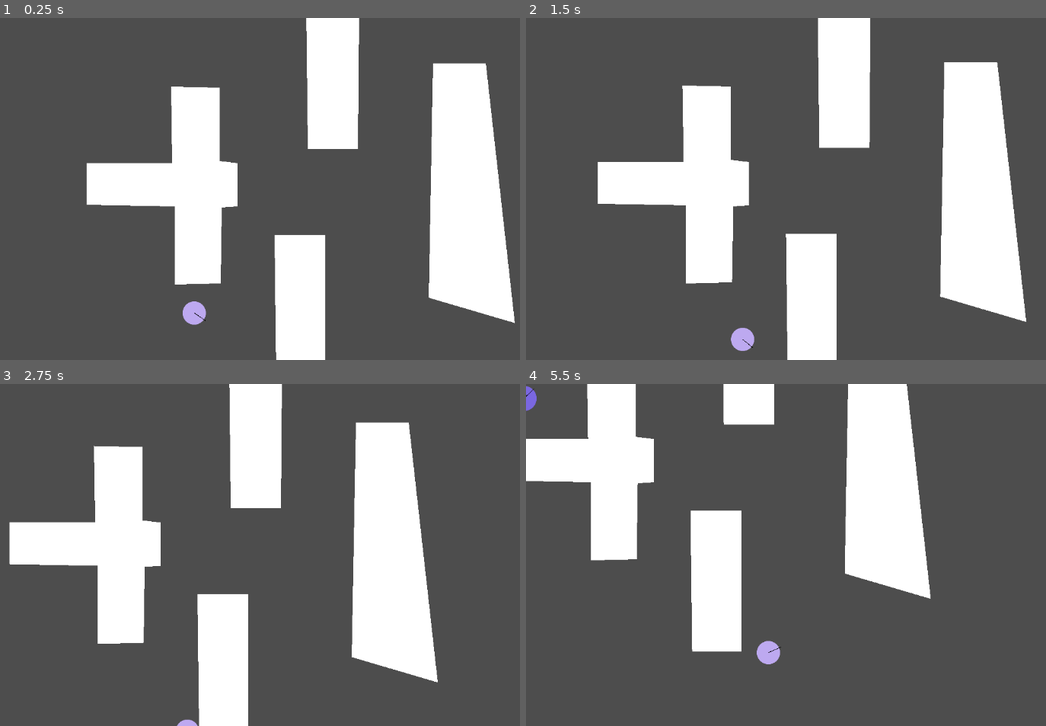
Above: before the commit, frames 1-4 (two rows, left to right).
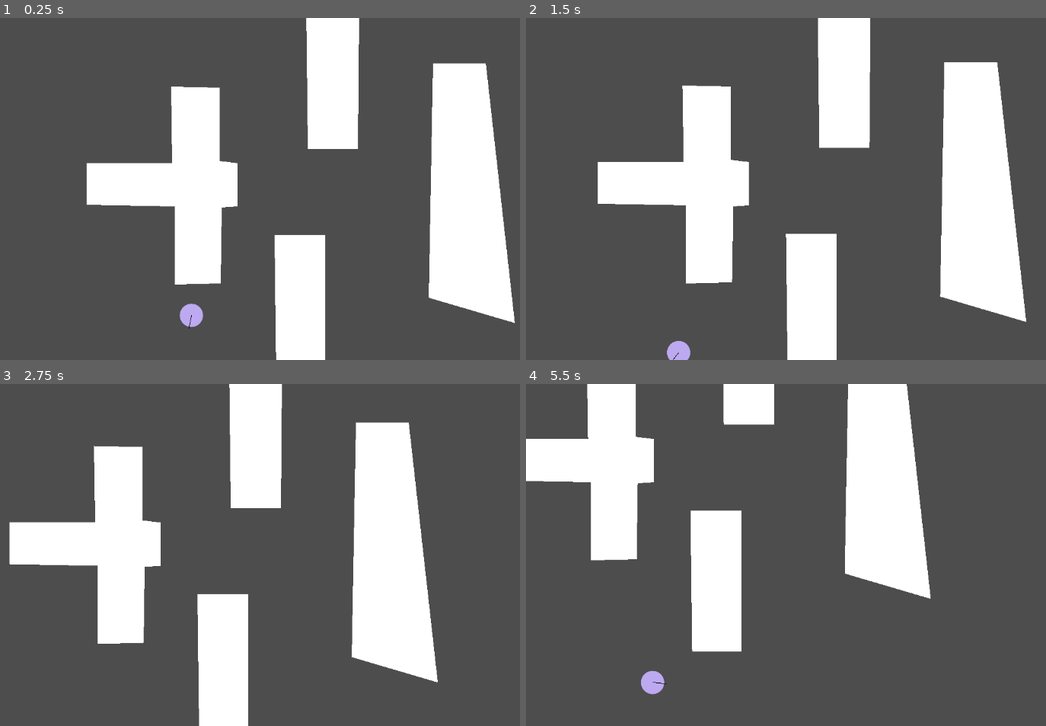
Above: after the commit, the same moments.

Repository: uknowmee/social-force
Game: Godot game, scene res://scenes/demos/path_finding/demo_spawner.tscn
The game is run twice, just before and just after one commit, with the same random seed, the same clock (stepped at 60 frames per second) and the same inputs. This scene is started directly instead of the project's main scene.
Inputs (mouse positions are in pixels of both pictures, inside the frame that each line leads up to):
- Up to frame 1 (0.25 s): no input
- Up to frame 2 (1.5 s): move the mouse to (962, 171) at 0.52 s; click (962, 171) at 0.67 s; drag from (708, 206) to (567, 192) at 1.27 s
- Up to frame 3 (2.75 s): move the mouse to (364, 479) at 2.02 s; click (364, 479) at 2.17 s
- Up to frame 4 (5.5 s): drag from (801, 623) to (645, 503) at 2.77 s; move the mouse to (1014, 606) at 3.52 s; click (1014, 606) at 3.67 s; drag from (645, 503) to (739, 469) at 4.27 s; move the mouse to (858, 555) at 5.02 s; click (858, 555) at 5.17 s

The runs differ from the first frame. In frame 1, 0.1% of the frame differs, in the area x 34-40%, y 82-91%; in frame 2, 0.5%; in frame 3, less than 0.1%; in frame 4, 0.6%, in the area x 0-50%, y 0-91%.

Commit message:
better pathfinding demos

Diff:
--- a/agh_simulation/scenes/agent/agent_v2.tscn
+++ b/agh_simulation/scenes/agent/agent_v2.tscn
@@ -26,3 +26,6 @@
 [node name="Raycasts" type="Node2D" parent="."]
 
 [node name="NavigationAgent2D" type="NavigationAgent2D" parent="."]
+path_desired_distance = 50.0
+path_max_distance = 50.0
+path_postprocessing = 1
--- a/agh_simulation/scenes/demos/path_finding/demo_spawner.tscn
+++ b/agh_simulation/scenes/demos/path_finding/demo_spawner.tscn
@@ -35,19 +35,25 @@
 
 [node name="Agent" parent="Agents" instance=ExtResource("2_cc3an")]
 position = Vector2(356, 554)
-targets = Array[NodePath]([NodePath("../../Targets/Target")])
+targets = Array[NodePath]([NodePath("../../Targets/Target"), NodePath("../../Targets/Target2"), NodePath("../../Targets/Target3")])
 
 [node name="Targets" type="Node2D" parent="."]
 
 [node name="Target" type="Marker2D" parent="Targets"]
 position = Vector2(1020, 316)
 
+[node name="Target2" type="Marker2D" parent="Targets"]
+position = Vector2(614, 326)
+
+[node name="Target3" type="Marker2D" parent="Targets"]
+position = Vector2(242, 416)
+
 [node name="Spawners" type="Node2D" parent="."]
 
 [node name="AgentSpawn" parent="Spawners" instance=ExtResource("3_ckmj1")]
 position = Vector2(77, 333)
 amount = 0
-targets = Array[NodePath]([NodePath("../../Targets/Target")])
+targets = Array[NodePath]([NodePath("../../Targets/Target"), NodePath("../../Targets/Target3")])
 spawn_per_second = 0.5
 
 [node name="Camera2D" type="Camera2D" parent="."]
